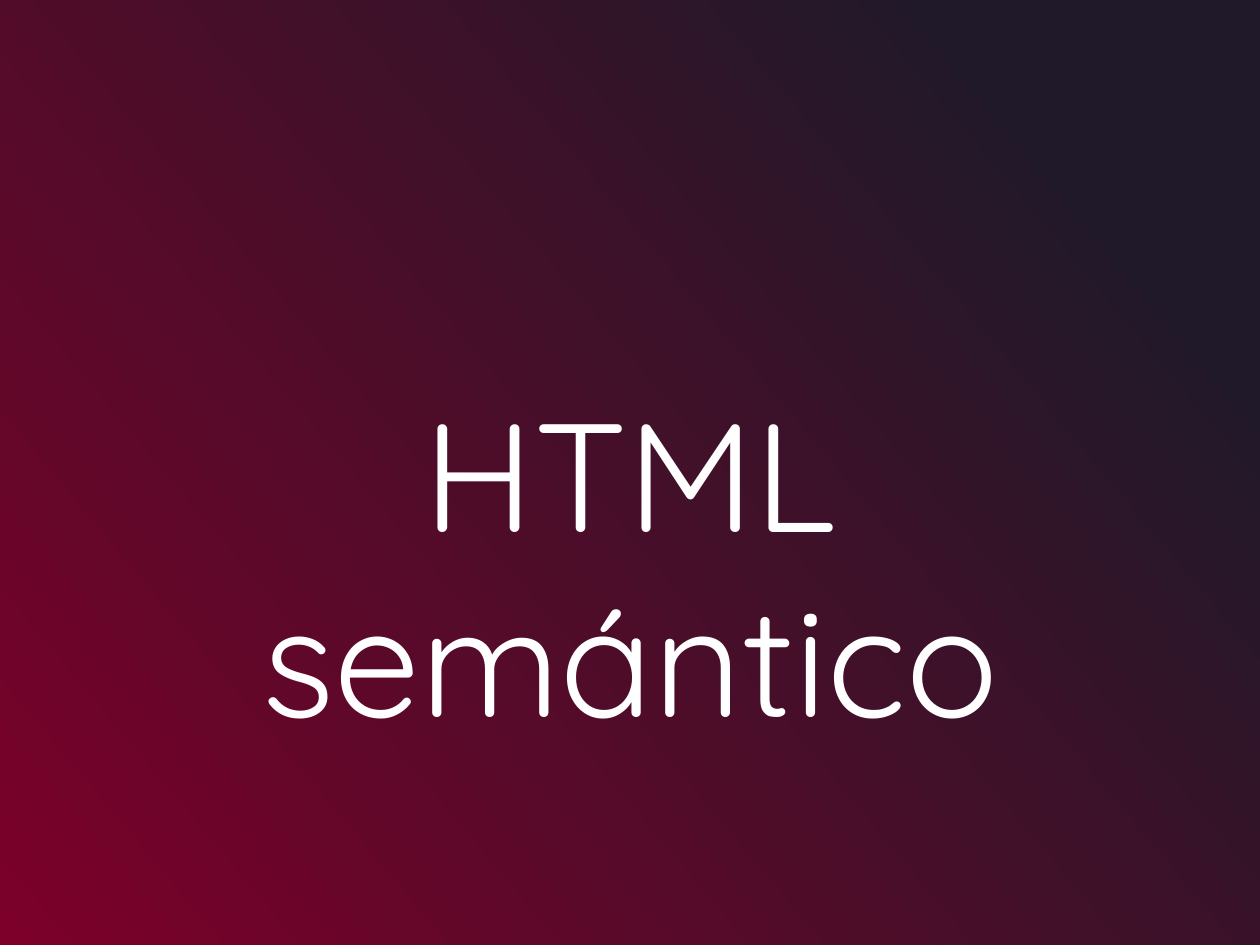
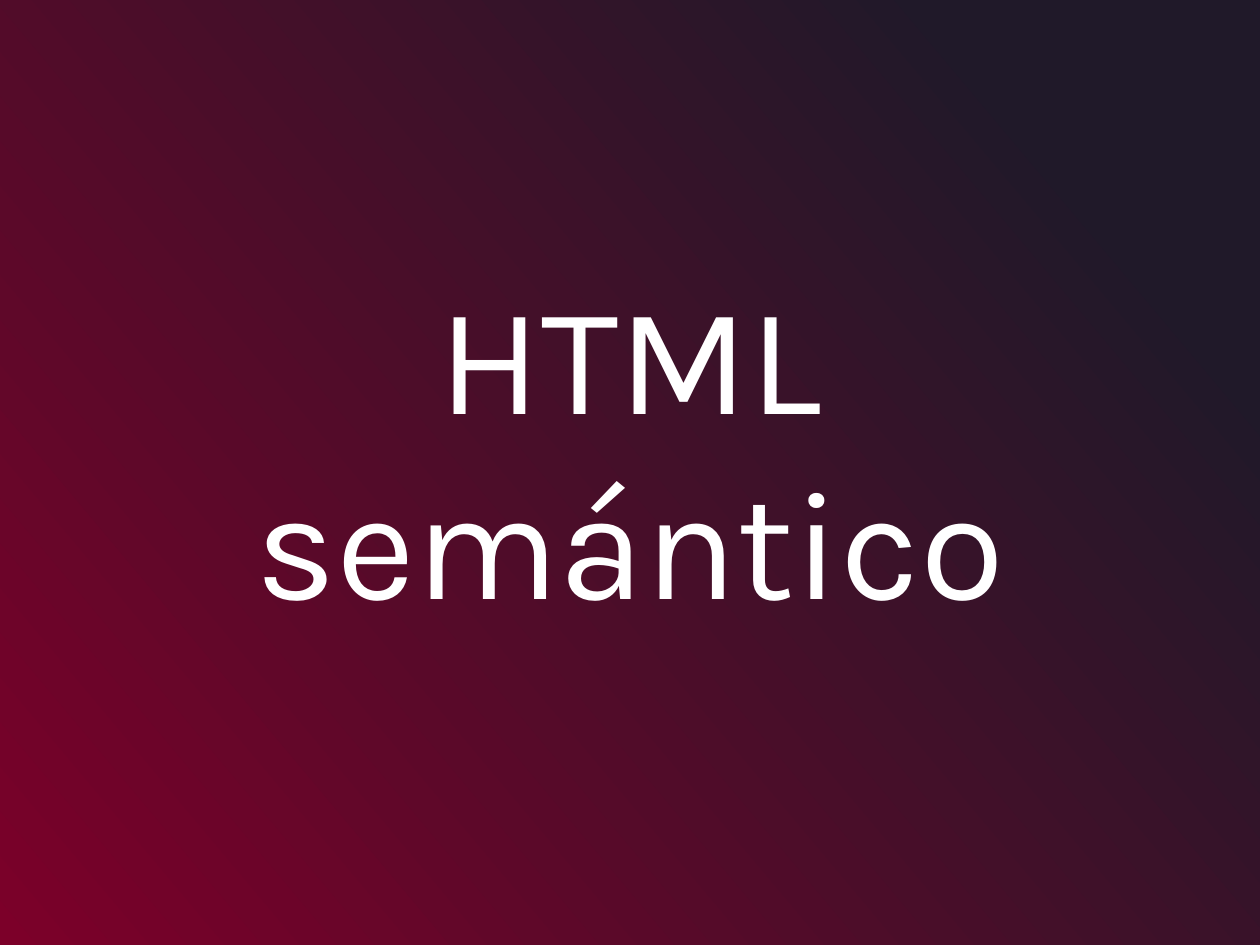
Before and after one commit to leonardotorre18/programacion_web_primer_modulo, a slide deck: slide 6 of contenido_curso/Programación Web - Día 3.pptx. Drawn at 1260x945 pixels with LibreOffice and Linux fonts; fonts in the diff are those of the drawing. Boxes give left, top, right and bottom in pixels: in the first picture for what was removed or moved away, otherwise in the second. Text is boxed around its words. In the diff, an @@ line names an element or a change of style, - is before the commit and + after.

```diff
--- a/contenido_curso/Programación Web - Día 3.pptx
+++ b/contenido_curso/Programación Web - Día 3.pptx
@@ text "HTML semántico": place and size @@
-text "HTML semántico" at bbox=[262, 424, 998, 719]
+text "HTML semántico" at bbox=[256, 317, 1005, 601]
@@ text "HTML semántico" at bbox=[256, 317, 1005, 601]: font Quicksand to Karla @@
```
Also in this commit, not shown: 2 other slides changed, 1 other file.
